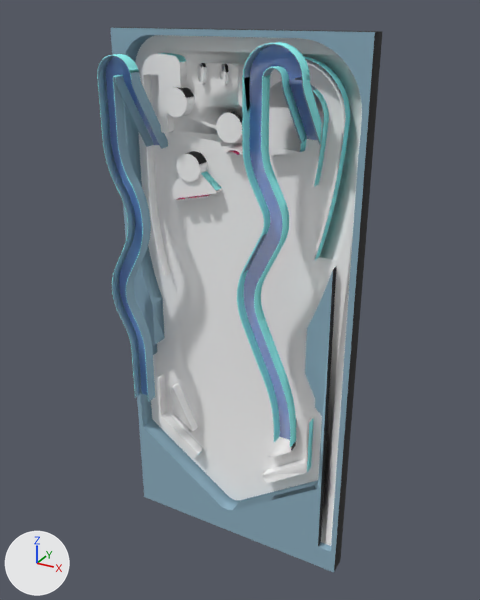
Two versions of the COLLADA model final/public/models/singleplayer/stage.dae, one commit apart.
Rendered twice from a camera (50 mm lens) standing at (57.0, -101.0, 51.6) and looking at (2.6, -2.0, 2.1). Lighting does not change. The marker at lower left points along +X, +Y and +Z. Vertices at the same position are counted once.

Names of what the first picture shows: 'SketchUp'.
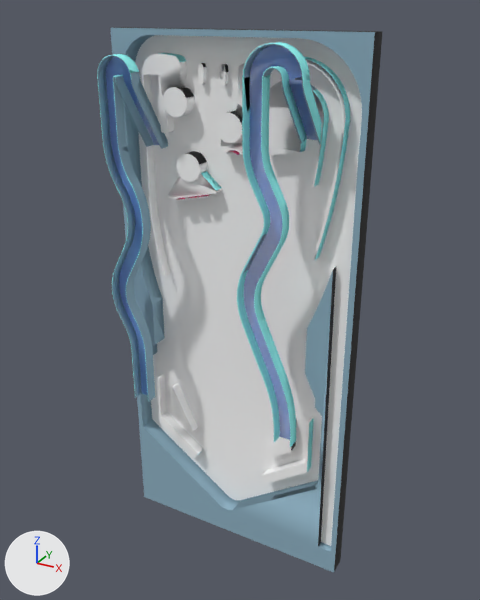
Location of each change, [x1, y1, x2, y2] in pixels of the pictures (480 x 600 px; the box of a moved part takes in the faces that stretch with it):
'SketchUp', recoloured: [114, 49, 363, 550] in both
part 1 of me_sketchup, moved or reshaped: [98, 46, 338, 458] in both
part 2 of me_sketchup, moved or reshaped: [283, 81, 289, 89] in both

The edits, one by one:
Material 'material' (mat_material) changes colour from white #ffffff to blue #8dafc1; in linear values from (1.0, 1.0, 1.0) to (0.266, 0.429, 0.533).
Material 'material_0' (mat_material_0) changes colour from blue #8dafc1 to white #ffffff; in linear values from (0.266, 0.429, 0.533) to (1.0, 1.0, 1.0).
me_sketchup is used by ob_sketchup; location (0.0, 0.0, 0.0).
me_sketchup had 7375 vertices, 14780 faces and spanned x -22.0..25.0, y -9.5..0.3, z -52.5..48.5.
me_sketchup now has 7370 vertices, 14770 faces and spans x -22.0..25.0, y -9.5..0.3, z -52.5..48.5.
me_sketchup part 1: 193 vertices moved within x -21.2..17.5, y -9.5..0.0, z -31.2..44.4; 5 vertices removed from x -6.0..6.0, y 0.0, z -23.0..-17.0.
me_sketchup part 2: 4 vertices moved within x 13.8, y -9.3..-9.1, z 40.8..41.5.
